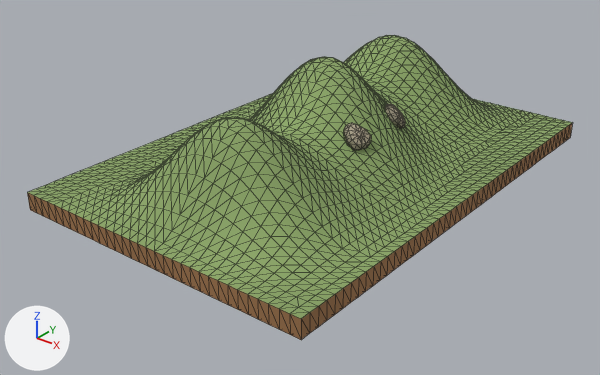
Two versions of the glTF model assets/models/Environment_Hills_RollingRidge24m_001.glb, one commit apart.
Camera for both pictures: a 50 mm lens placed at (23.1, -30.9, 16.8), pointed at (0.0, -2.0, -1.1). Lighting does not change. The marker at lower left points along +X, +Y and +Z. The picture after the commit comes second. Mesh edges are drawn as thin lines. Where no turn or scale is listed for an object, it has been applied to the vertices. Vertices at exactly the same position are counted once.

Objects in the first picture: 'HL_RollingRidge24m_Body'.
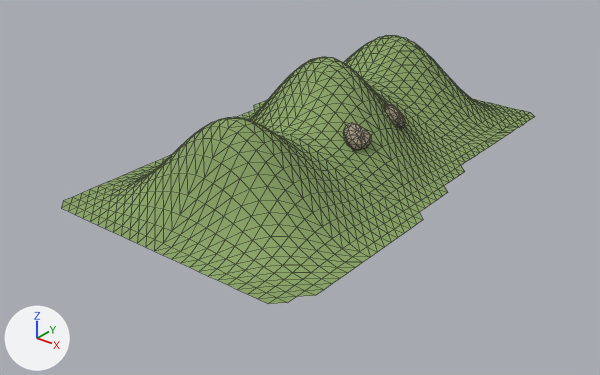
Location of each change, (x1, y1, x2, y2) in pixels of the pictures (600 x 375 px):
'HL_RollingRidge24m_Body', reshaped (13% narrower, 12% shorter)
    before: (27, 35, 573, 340)
    after: (61, 35, 534, 304)
part 1 of me_hl_rollingridge24m_mesh, deleted
    before: (27, 94, 573, 340)

Edits to the bpy script that builds the scene:
```text
Change me_hl_rollingridge24m_mesh:
    used by ob_hl_rollingridge24m_body; location = (0.0, 0.0, 0.0)
    remove me_hl_rollingridge24m_mesh.from_pydata(...)  # 1897 vertices, 3782 faces; spans x -8.0..8.0, y -12.0..12.0, z -0.9..5.0
    add me_hl_rollingridge24m_mesh.from_pydata(...)  # 1483 vertices, 2812 faces; spans x -7.5..7.5, y -12.0..12.0, z 0.0..5.0
    me_hl_rollingridge24m_mesh part 1: 414 vertices removed from x -8.0..8.0, y -12.0..12.0, z -0.9..0.0
```
